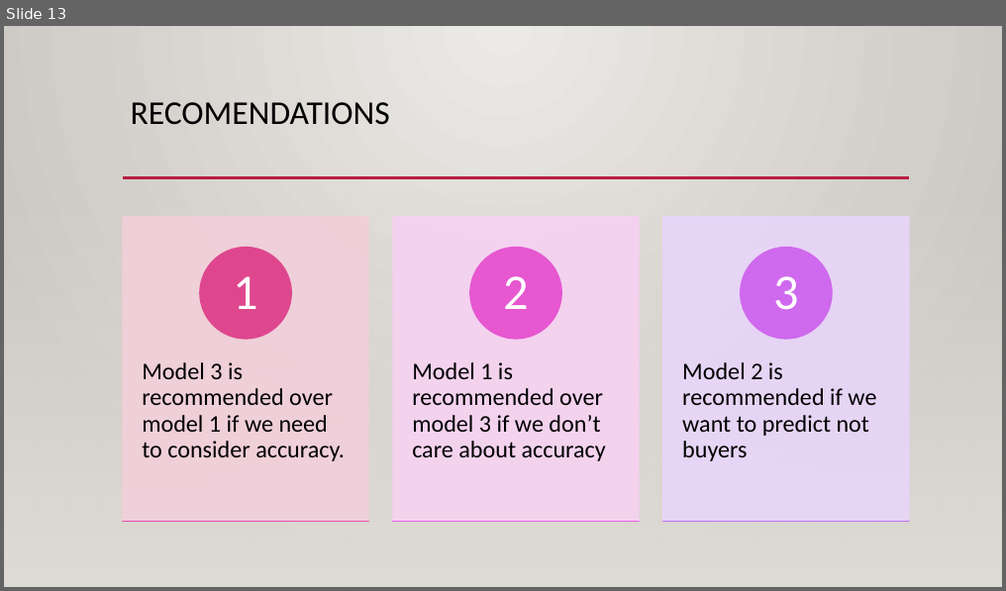
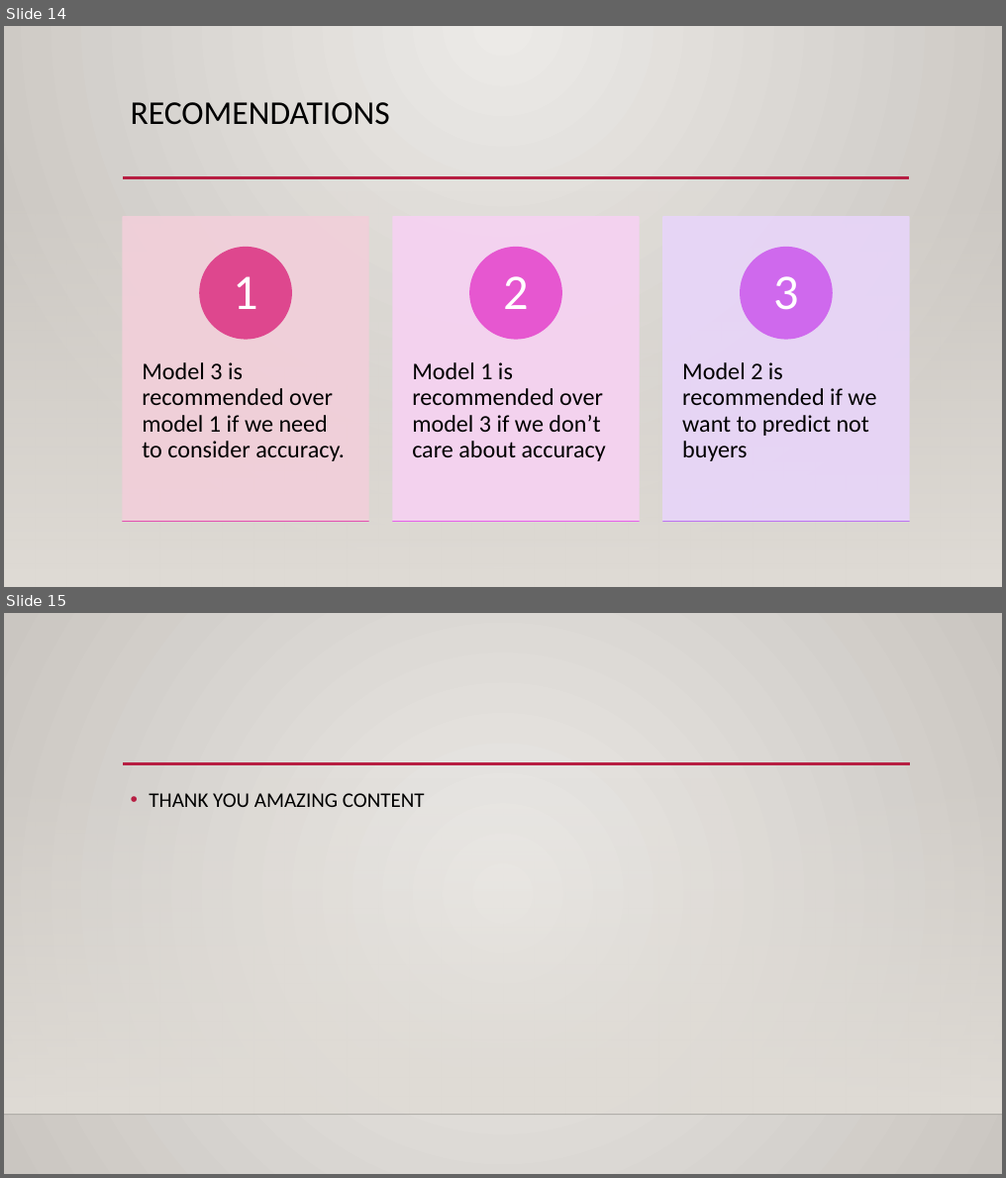
Before and after one commit to karimkhamwani/data-mining, a slide deck: Caravan.pptx. Shown one above the other, each under a label of ours: slide 13 before the commit, slides 14 and 15 after it. The pictures are 1006x591 and 1006x1178 pixels, drawn with LibreOffice and Linux fonts; fonts in the diff are those of the drawing; background and template pictures are left out. Boxes give left, top, right and bottom in pixels: in the first picture for what was removed or moved away, otherwise in the second. Text is boxed around its words. In the diff, an @@ line names an element or a change of style, - is before the commit and + after.

Commit message:
ppt update

```diff
--- a/Caravan.pptx
+++ b/Caravan.pptx
@@ slide 15 added at (x1=4, y1=613, x2=1002, y2=1174), background gradient #ECEAE7 to #CAC7C1; not listed: 3 template elements that a slide beside it also shows @@
@@ text added at (x1=149, y1=793, x2=425, y2=807), 20 pt, text #000000 @@
+• THANK YOU AMAZING CONTENT
@@ what was slide 13 is now slide 14 @@
```
Also in this commit, not shown: 1 other slide added, 2 other files.
